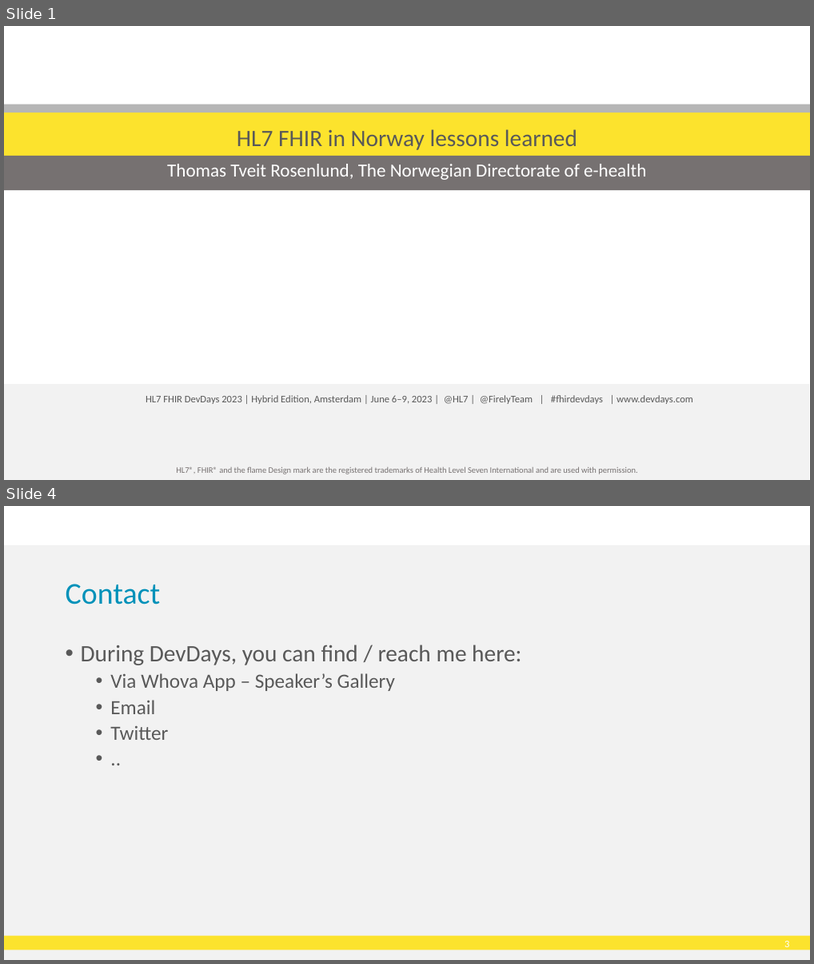
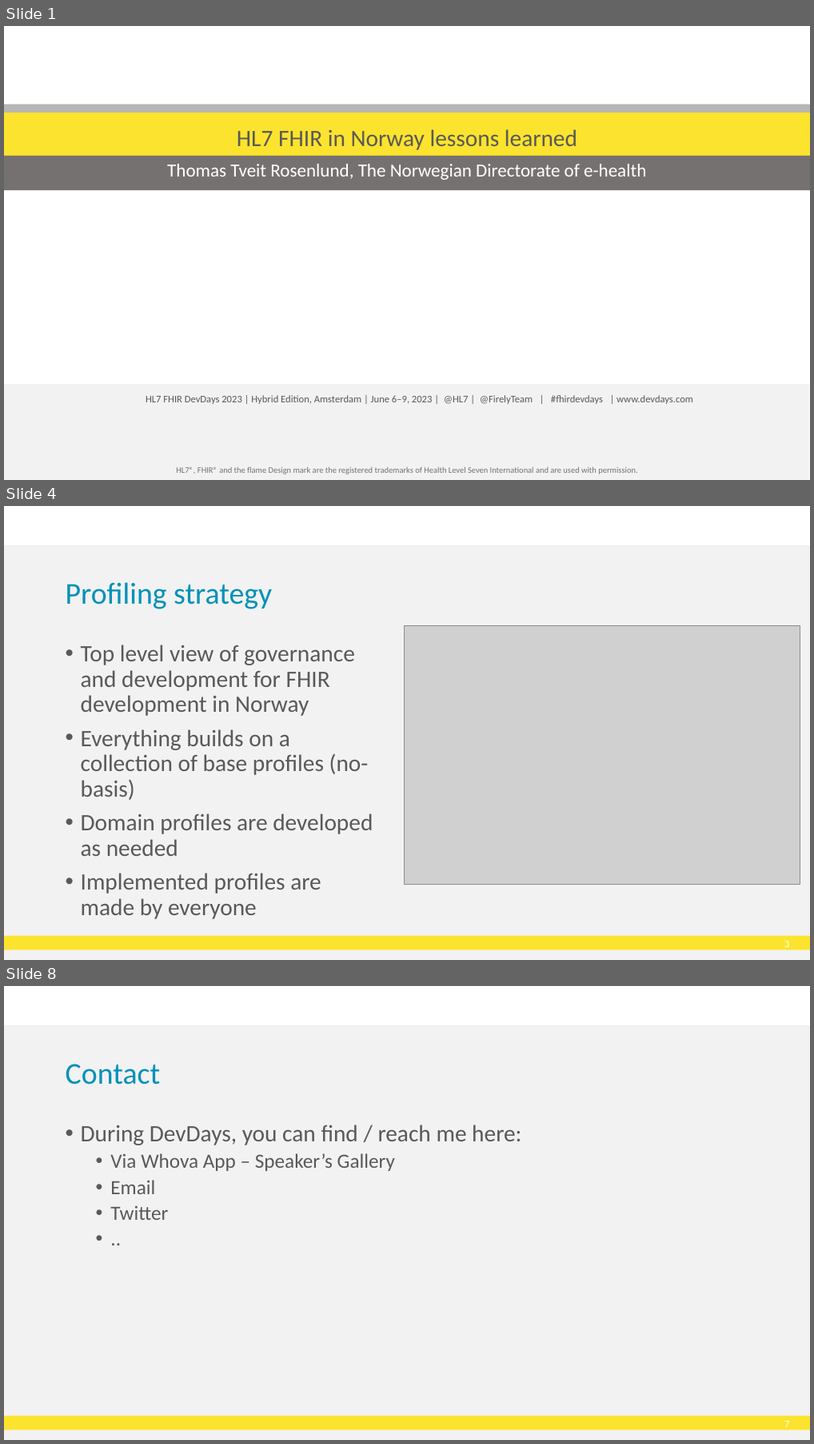
Before and after one commit to HL7Norway/best-practice, a slide deck: docs/presentasjoner/DD23_CT_230508_Thomas_Tveit_Rosenlund_FHIR-in-Norway.pptx. Shown one above the other, each under a label of ours: slides 1 and 4 before the commit, slides 1, 4 and 8 after it; the slides between them are not shown. The pictures are 814x964 and 814x1444 pixels, drawn with LibreOffice and Linux fonts; fonts in the diff are those of the drawing; grey boxes stand for pictures; background and template pictures are left out. Boxes give left, top, right and bottom in pixels: in the first picture for what was removed or moved away, otherwise in the second. Text is boxed around its words. In the diff, an @@ line names an element or a change of style, - is before the commit and + after.

```diff
--- a/docs/presentasjoner/DD23_CT_230508_Thomas_Tveit_Rosenlund_FHIR-in-Norway.pptx
+++ b/docs/presentasjoner/DD23_CT_230508_Thomas_Tveit_Rosenlund_FHIR-in-Norway.pptx
@@ slide 4 added at (4, 506, 810, 960), background #FFFFFF; not listed: 3 template elements that a slide beside it also shows @@
@@ title added at (66, 582, 272, 609), 36 pt, text #0091B9 @@
+Profiling strategy
@@ picture added at (405, 625, 801, 884) @@
@@ text added at (81, 644, 373, 919), 28 pt, text #595959 @@
+• Top level view of governance and development for FHIR development in Norway
+• Everything builds on a collection of base profiles (no-basis)
+• Domain profiles are developed as needed
+• Implemented profiles are made by everyone
@@ what was slide 4 is now slide 8 @@
@@ page number at (785, 1420, 790, 1427): text changed @@
-3
+7
```
Also in this commit, not shown: 5 other slides added, 2 slides removed.
